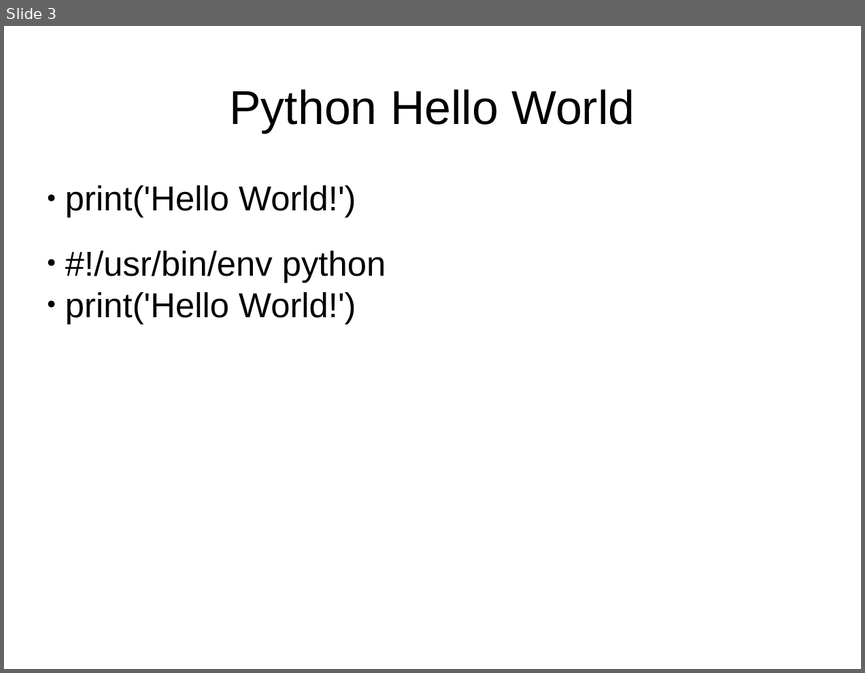
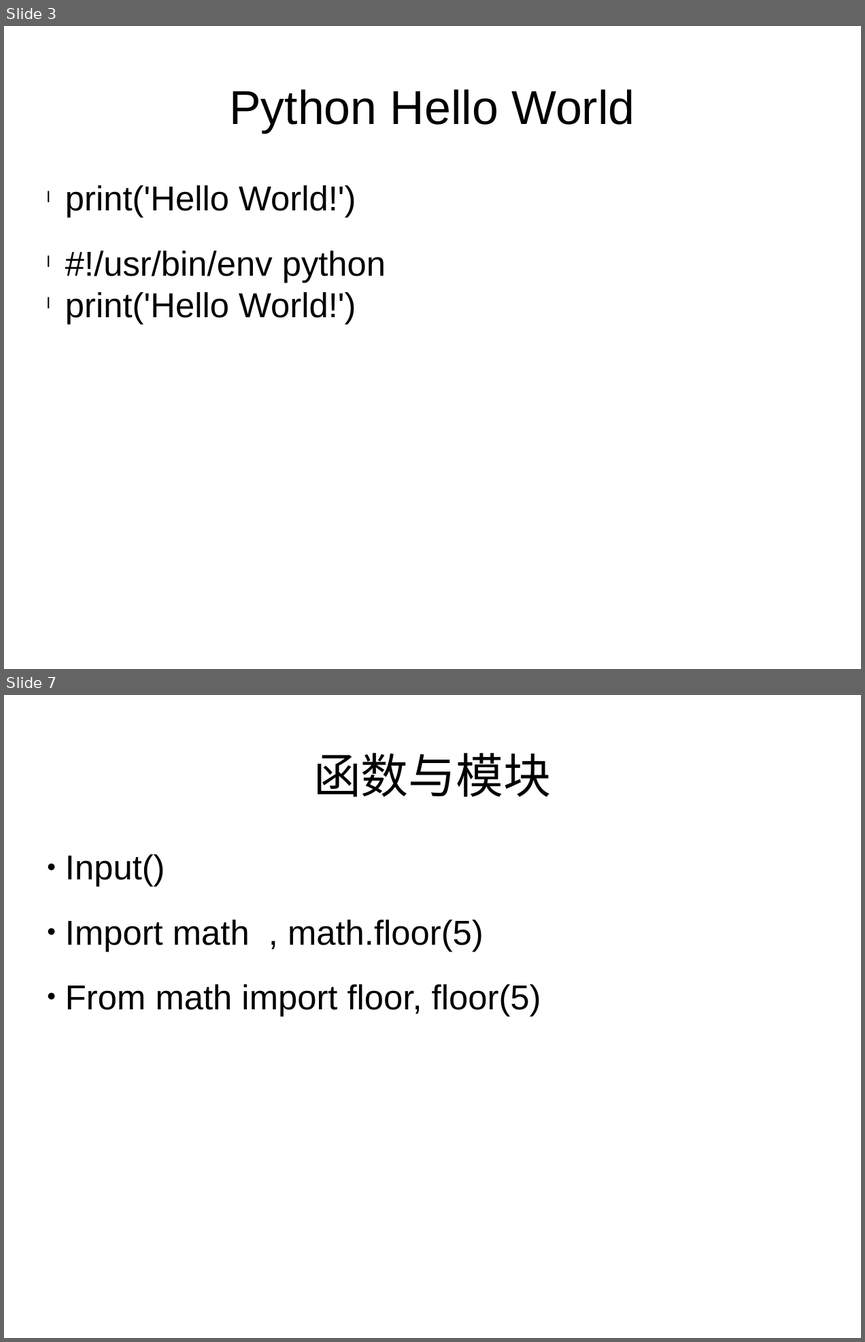
Before and after one commit to haolongzhangm/shell_my, a slide deck: unexeshell/tmp_use/python_l/0/p0.pptx. Shown one above the other, each under a label of ours: slide 3 before the commit, slides 3 and 7 after it; the slides between them are not shown. The pictures are 865x673 and 865x1342 pixels, drawn with LibreOffice and Linux fonts; fonts in the diff are those of the drawing. Boxes give left, top, right and bottom in pixels: in the first picture for what was removed or moved away, otherwise in the second. Text is boxed around its words. In the diff, an @@ line names an element or a change of style, - is before the commit and + after.

Commit message:
update python tmp

```diff
--- a/unexeshell/tmp_use/python_l/0/p0.pptx
+++ b/unexeshell/tmp_use/python_l/0/p0.pptx
@@ slide 7 added at (4,695,861,1338), background #FFFFFF @@
@@ text added at (313,753,551,797), 44 pt, text #000000 @@
+函数与模块
@@ text added at (65,854,541,1016), 32 pt, text #000000 @@
+● Input()
+● Import math , math.floor(5)
+● From math import floor, floor(5)
@@ slide 3 changed as well @@
@@ text "print('Hello World!')" at (65,185,385,324): bullet ● to l @@
```
Also in this commit, not shown: 2 other slides changed, 4 other slides added.
